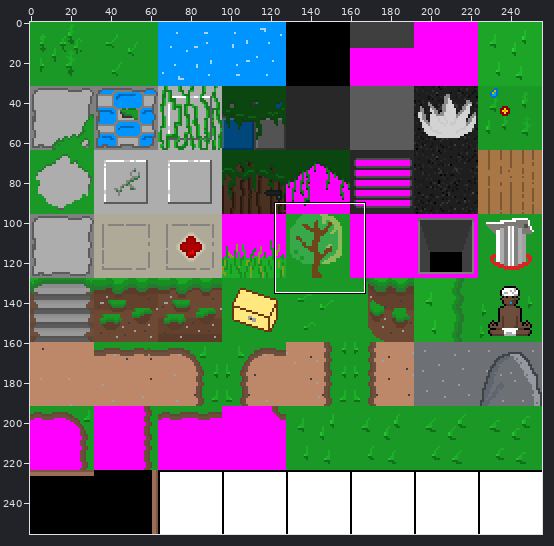
One commit to this sprite sheet: res/sheets/tiles32.png. The first picture is a wide view before the edit; the outline marks the close-up.
Close-up. Earlier state:
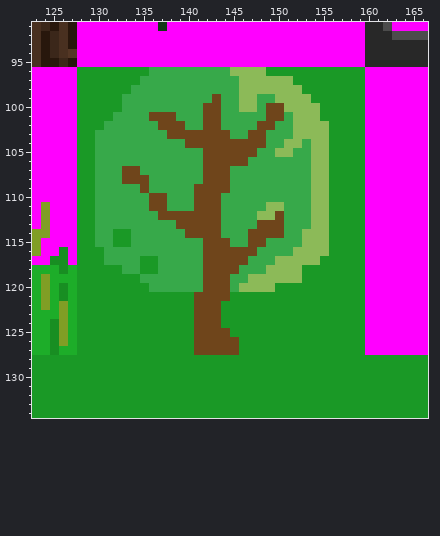
The file is 256x256 pixels. Colours within 5 levels of each other are drawn and written as one. Shown: x 123..166, y 91..134.
New version:
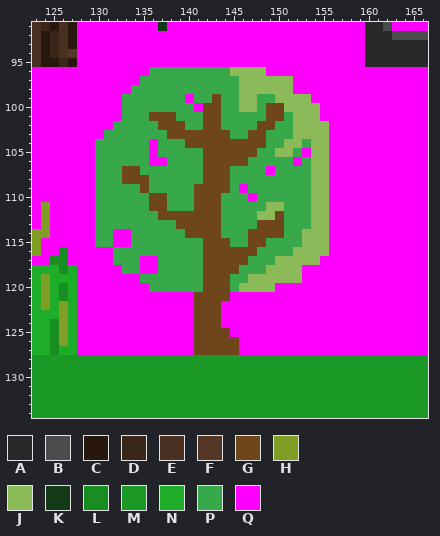
Palette (. is transparent): A #282828  B #4c4c4c  C #28170c  D #3b271a  E #493020  F #543725  G #6f451b  H #809e25  J #8cba58  K #133917  L #188e22  M #1a9926  N #1dad29  P #37a94a  Q #ff00ff
The edit:
Changed rows in their new state; - is an unchanged pixel.
first column x 128:
 96 QQQQQQQQ-------------QQQQQQQQQQQ
 97 QQQQQQQ-----------------QQQQQQQQ
 98 QQQQQQ------------------QQQQQQQQ
 99 QQQQQ-------Q-------------QQQQQQ
100 QQQQQ--------Q-------------QQQQQ
101 QQQQQ----------------------QQQQQ
102 QQQQ------------------------QQQQ
103 QQQ-------------------------QQQQ
104 QQ------Q-------------------QQQQ
105 QQ------Q----------------Q--QQQQ
106 QQ------QQ--------------Q---QQQQ
107 QQ-------------------Q------QQQQ
108 QQ--------------------------QQQQ
109 QQ----------------Q---------QQQQ
110 QQ-----------------Q--------QQQQ
111 QQ--------------------------QQQQ
112 QQ--------------------------QQQQ
113 QQ--------------------------QQQQ
114 QQ--QQ----------------------QQQQ
115 QQ--QQ----------------------QQQQ
116 QQQQ------------------------QQQQ
117 QQQQ---QQ------------------QQQQQ
118 QQQQQ--QQ----------------QQQQQQQ
119 QQQQQQQ------------------QQQQQQQ
120 QQQQQQQQ--------------QQQQQQQQQQ
121 QQQQQQQQQQQQQ----QQQQQQQQQQQQQQQ
122 QQQQQQQQQQQQQ---QQQQQQQQQQQQQQQQ
123 QQQQQQQQQQQQQ---QQQQQQQQQQQQQQQQ
124 QQQQQQQQQQQQQ---QQQQQQQQQQQQQQQQ
125 QQQQQQQQQQQQQ----QQQQQQQQQQQQQQQ
126 QQQQQQQQQQQQQ-----QQQQQQQQQQQQQQ
127 QQQQQQQQQQQQQ-----QQQQQQQQQQQQQQ
